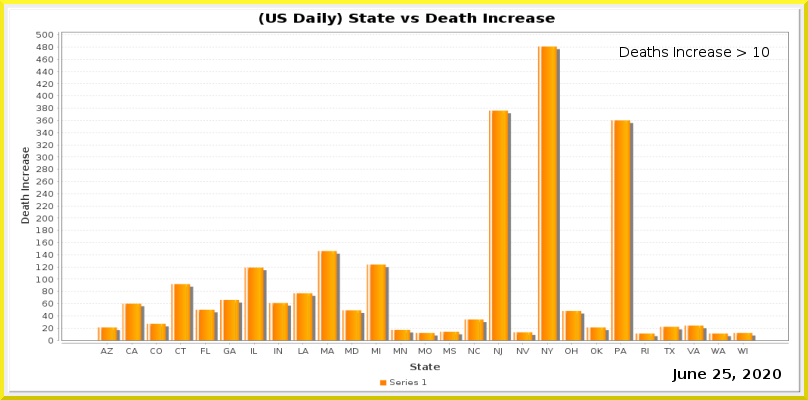
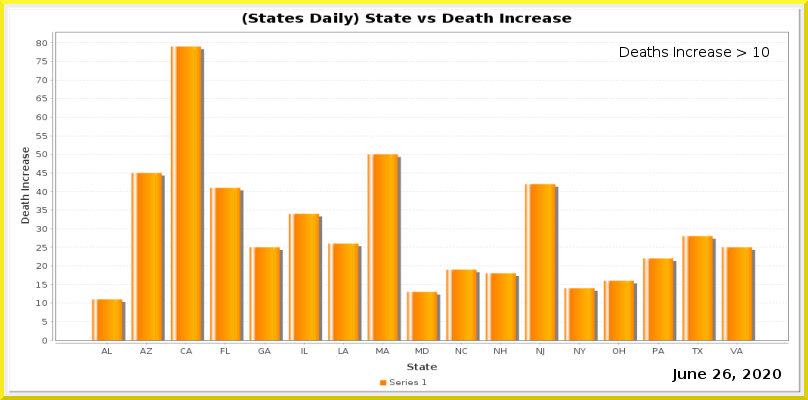
Before/after of a 808x400 layered artwork. What changed in the layer stack:
painted on "Current Date" over [723, 369, 731, 379]
painted on "Date_vs_TestIncrease.png" over [36, 12, 789, 371]
